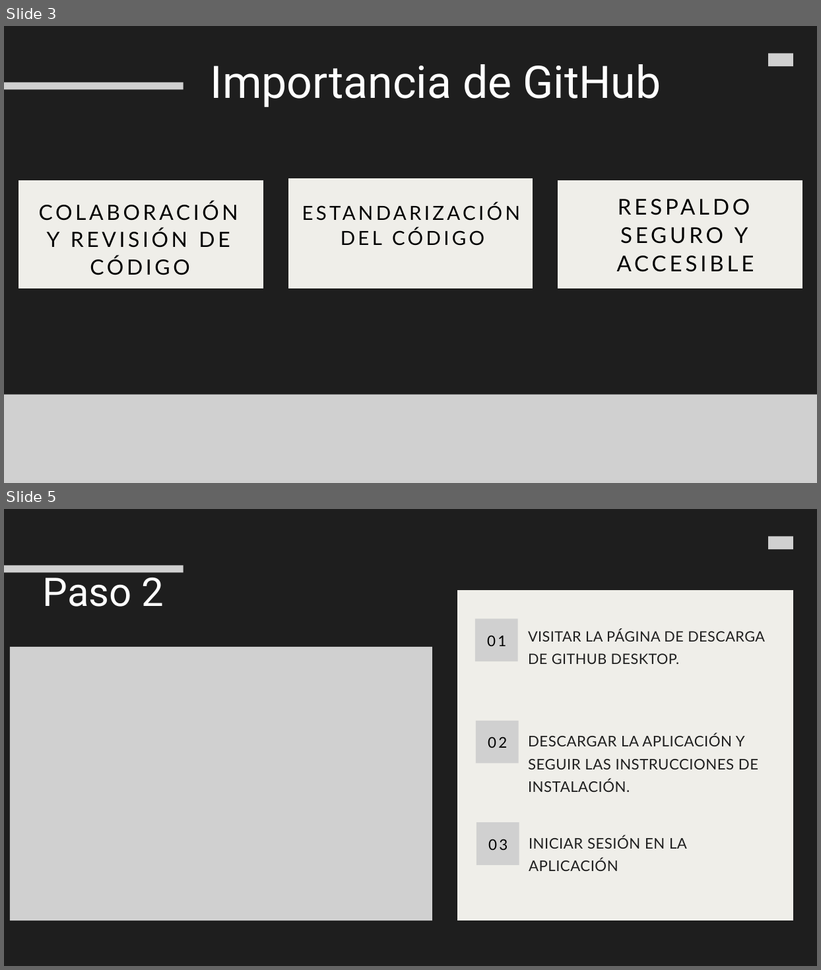
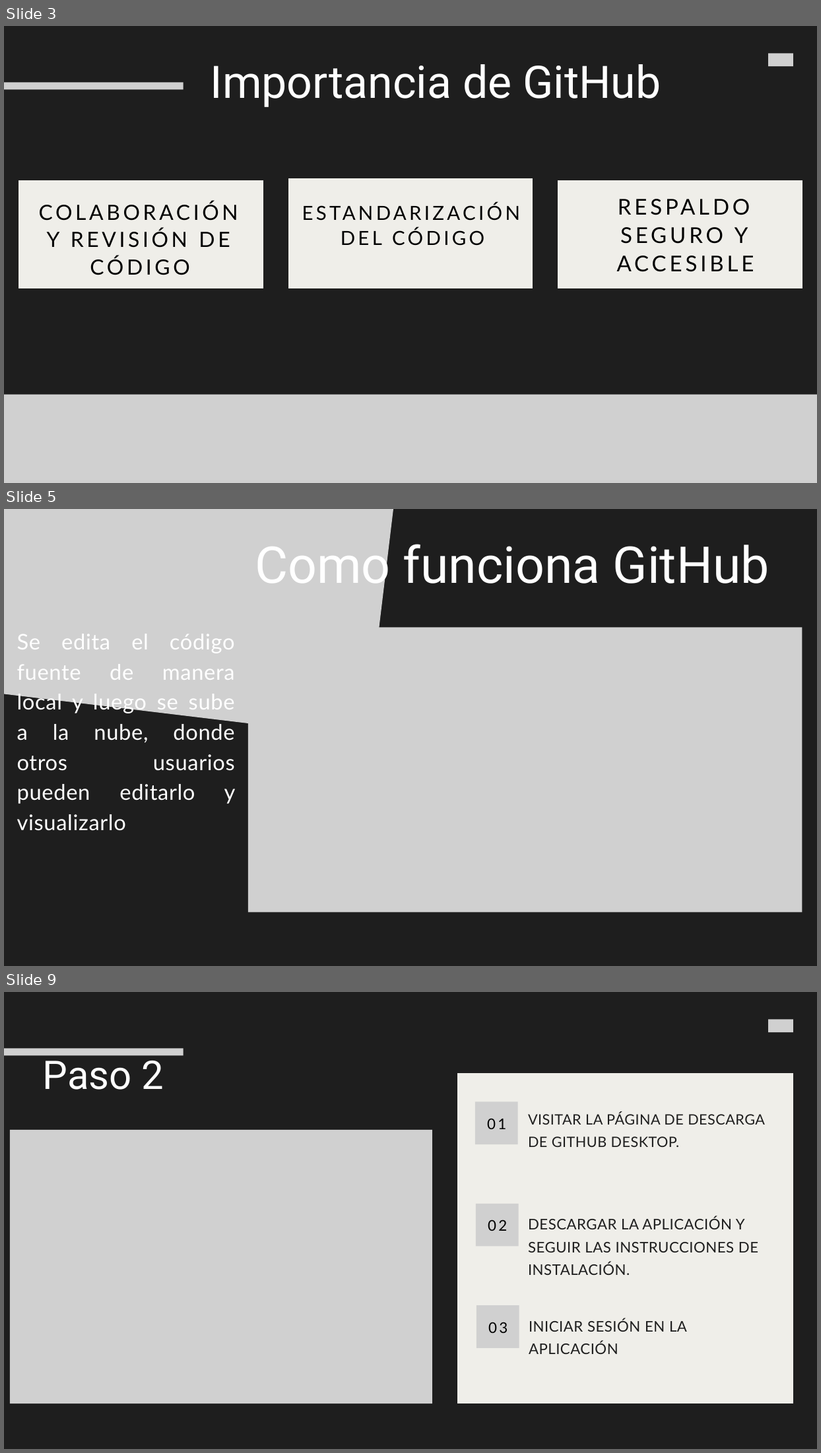
Before and after one commit to shimgen3/AvancesParaIunge, a slide deck: Files/ppt_Github.pptx. Shown one above the other, each under a label of ours: slides 3 and 5 before the commit, slides 3, 5 and 9 after it; the slides between them are not shown. The pictures are 821x970 and 821x1453 pixels, drawn with LibreOffice and Linux fonts; fonts in the diff are those of the drawing; grey boxes stand for pictures; background and template pictures are left out. Boxes give left, top, right and bottom in pixels: in the first picture for what was removed or moved away, otherwise in the second. Text is boxed around its words. In the diff, an @@ line names an element or a change of style, - is before the commit and + after.

```diff
--- a/Files/ppt_Github.pptx
+++ b/Files/ppt_Github.pptx
@@ slide 5 added at (4, 509, 817, 966), background #1E1E1E @@
@@ picture added at (4, 509, 431, 738) @@
@@ text added at (255, 538, 770, 595), 90 pt, text #FFFFFF @@
+Como funciona GitHub
@@ picture added at (248, 627, 802, 912) @@
@@ text added at (17, 634, 236, 831), 38.1 pt, text #FFFFFF @@
+Se edita el código fuente de manera local y luego se sube a la nube, donde otros usuarios pueden editarlo y visualizarlo
@@ what was slide 5 is now slide 9 @@
```
Also in this commit, not shown: 3 slides changed, 7 other slides added, 1 slide removed.
